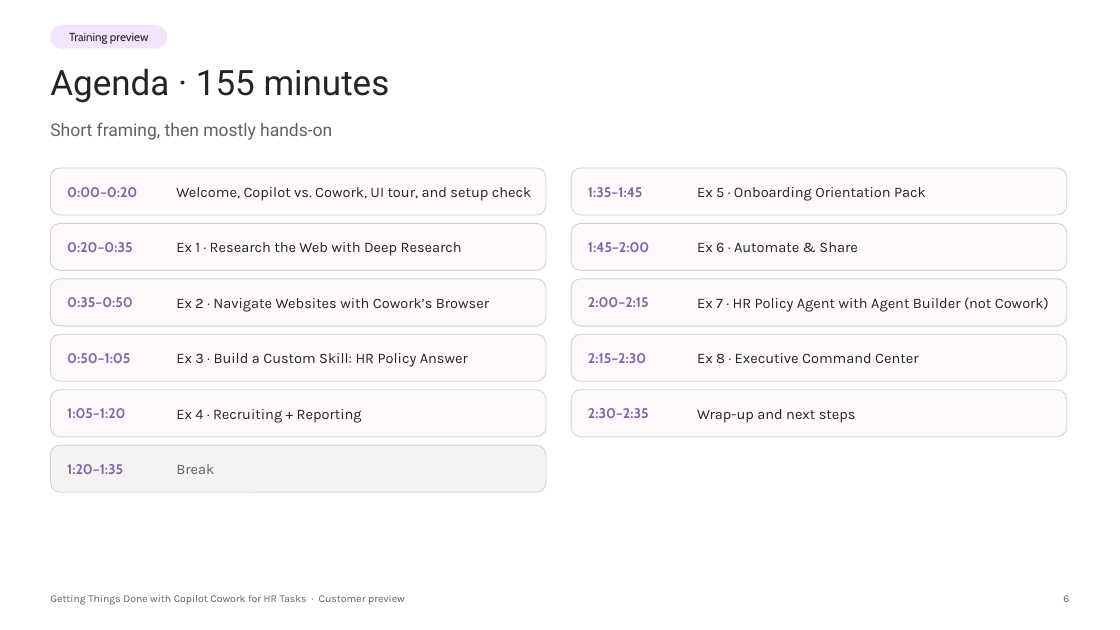
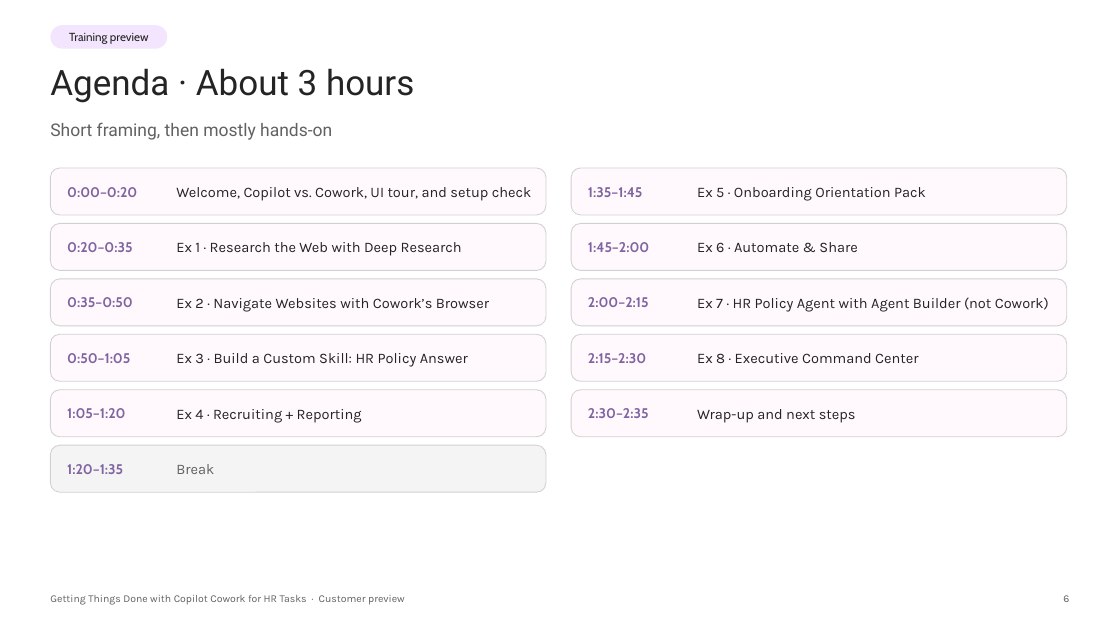
Before and after one commit to ragage/ai_hr_cowork_workshop, a slide deck: slide 6 of instructor/customer-preview-deck.pptx. Drawn at 1120x630 pixels with LibreOffice and Linux fonts; fonts in the diff are those of the drawing; background and template pictures are left out. Boxes give left, top, right and bottom in pixels: in the first picture for what was removed or moved away, otherwise in the second. Text is boxed around its words. In the diff, an @@ line names an element or a change of style, - is before the commit and + after.

```diff
--- a/instructor/customer-preview-deck.pptx
+++ b/instructor/customer-preview-deck.pptx
@@ title at [50,68,414,103]: text changed @@
-Agenda · 155 minutes
+Agenda · About 3 hours
```
Also in this commit, not shown: 3 other slides changed, 10 other files.
